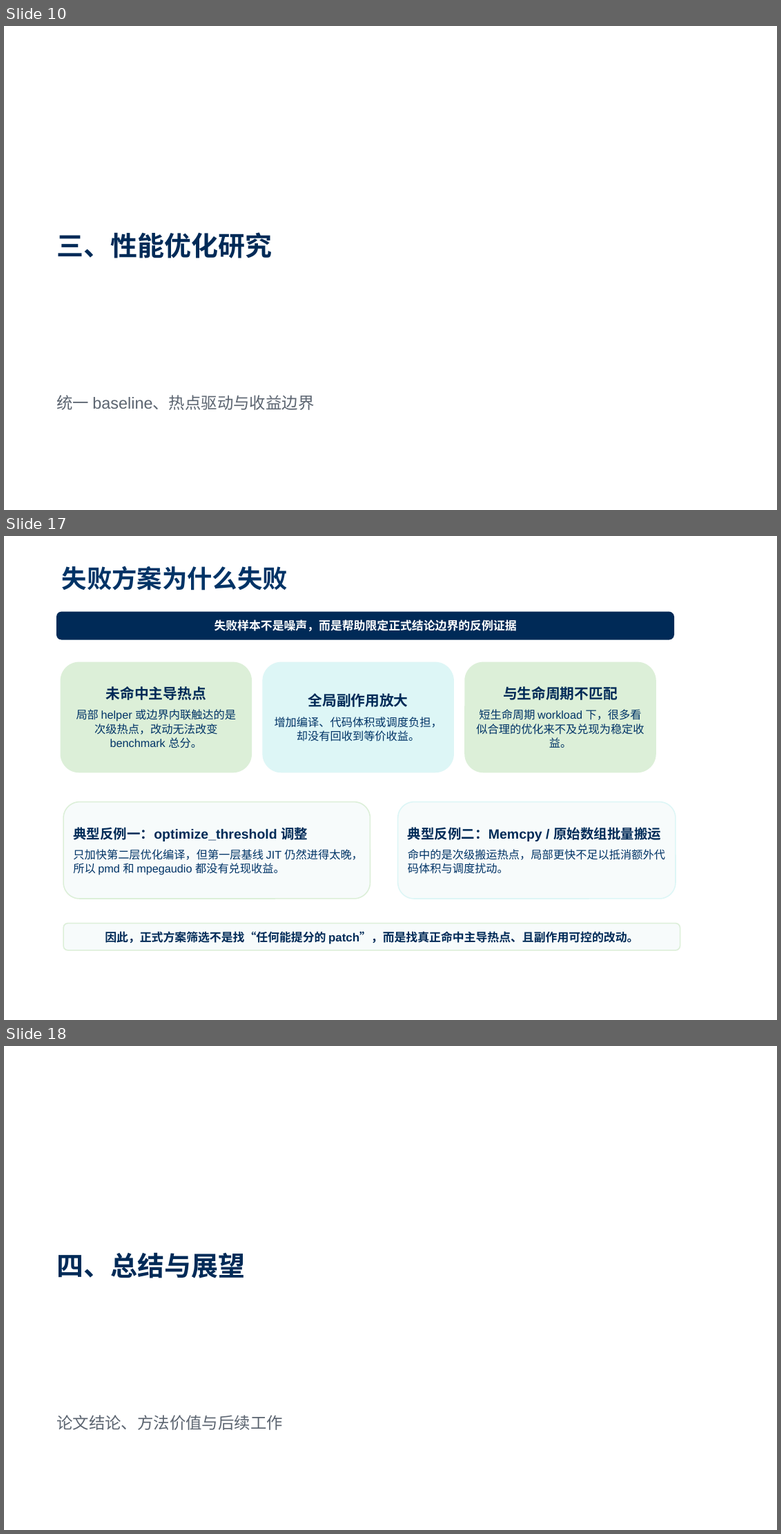
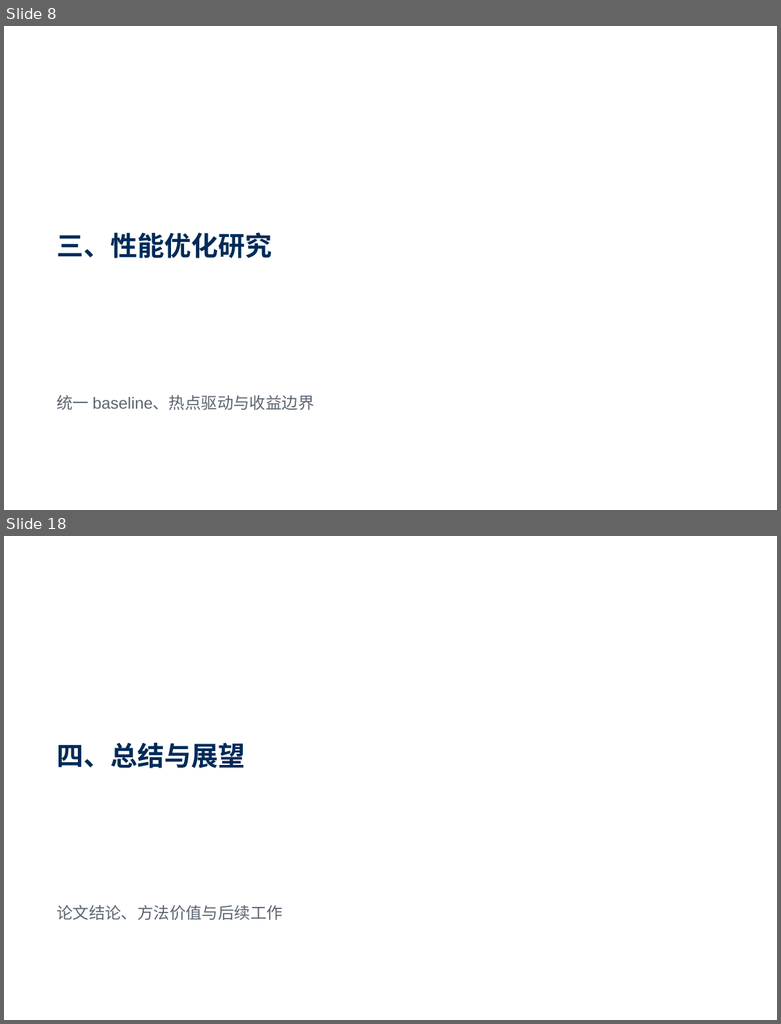
Before and after one commit to YancyReal/ucas-master, a slide deck: PPT/鄢玺毕业答辩.pptx. Shown one above the other, each under a label of ours: slides 10, 17 and 18 before the commit, slides 8 and 18 after it; the slides between them are not shown. The pictures are 781x1534 and 781x1024 pixels, drawn with LibreOffice and Linux fonts; fonts in the diff are those of the drawing; background and template pictures are left out. Boxes give left, top, right and bottom in pixels: in the first picture for what was removed or moved away, otherwise in the second. Text is boxed around its words. In the diff, an @@ line names an element or a change of style, - is before the commit and + after.

```diff
--- a/PPT/鄢玺毕业答辩.pptx
+++ b/PPT/鄢玺毕业答辩.pptx
@@ slide 17 removed at <box>4,536,777,1020</box>, background picture (left out) @@
@@ title removed at <box>62,566,288,591</box> @@
-失败方案为什么失败
@@ rounded rectangle removed at <box>57,612,673,639</box> @@
-失败样本不是噪声，而是帮助限定正式结论边界的反例证据
@@ rounded rectangle removed at <box>61,662,251,772</box> @@
-未命中主导热点
-局部 helper 或边界内联触达的是次级热点，改动无法改变 benchmark 总分。
@@ rounded rectangle removed at <box>263,662,453,772</box> @@
-全局副作用放大
-增加编译、代码体积或调度负担，却没有回收到等价收益。
@@ rounded rectangle removed at <box>465,662,655,772</box> @@
-与生命周期不匹配
-短生命周期 workload 下，很多看似合理的优化来不及兑现为稳定收益。
@@ rounded rectangle removed at <box>63,802,370,899</box> @@
-典型反例一：optimize_threshold 调整
-只加快第二层优化编译，但第一层基线 JIT 仍然进得太晚，所以 pmd 和 mpegaudio 都没有兑现收益。
@@ rounded rectangle removed at <box>398,802,675,899</box> @@
-典型反例二：Memcpy / 原始数组批量搬运
-命中的是次级搬运热点，局部更快不足以抵消额外代码体积与调度扰动。
@@ rounded rectangle removed at <box>63,923,680,951</box> @@
-因此，正式方案筛选不是找“任何能提分的 patch”，而是找真正命中主导热点、且副作用可控的改动。
@@ what was slide 10 is now slide 8 @@
```
Also in this commit, not shown: 2 slides changed, 14 slides added, 12 other slides removed, 35 other files.
